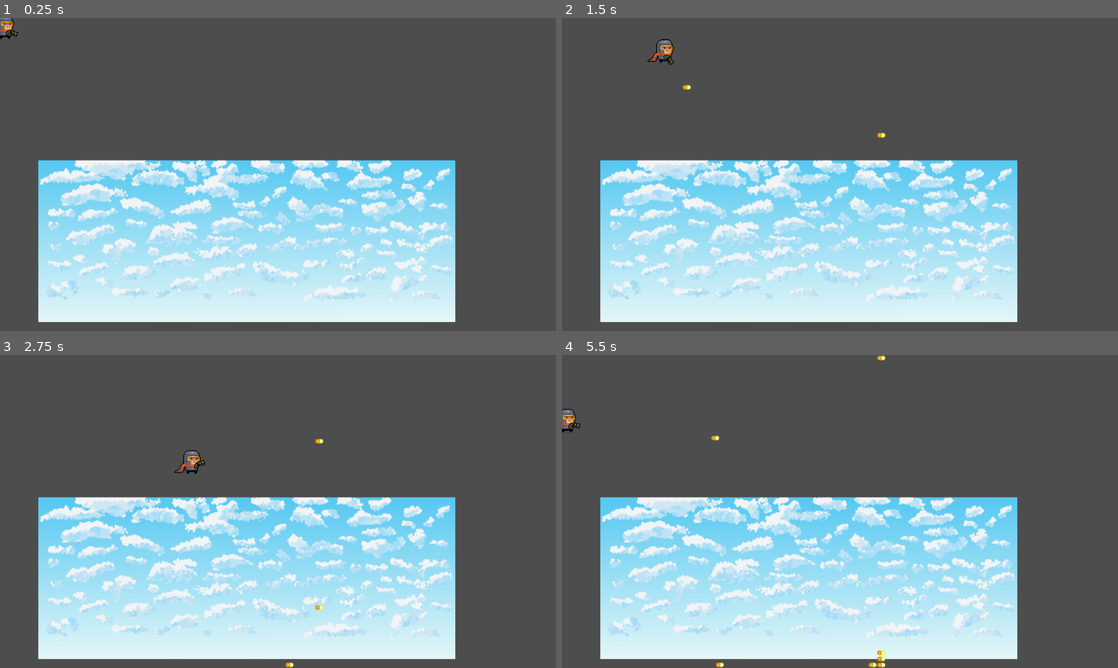
Above: before the commit, frames 1-4 (two rows, left to right).
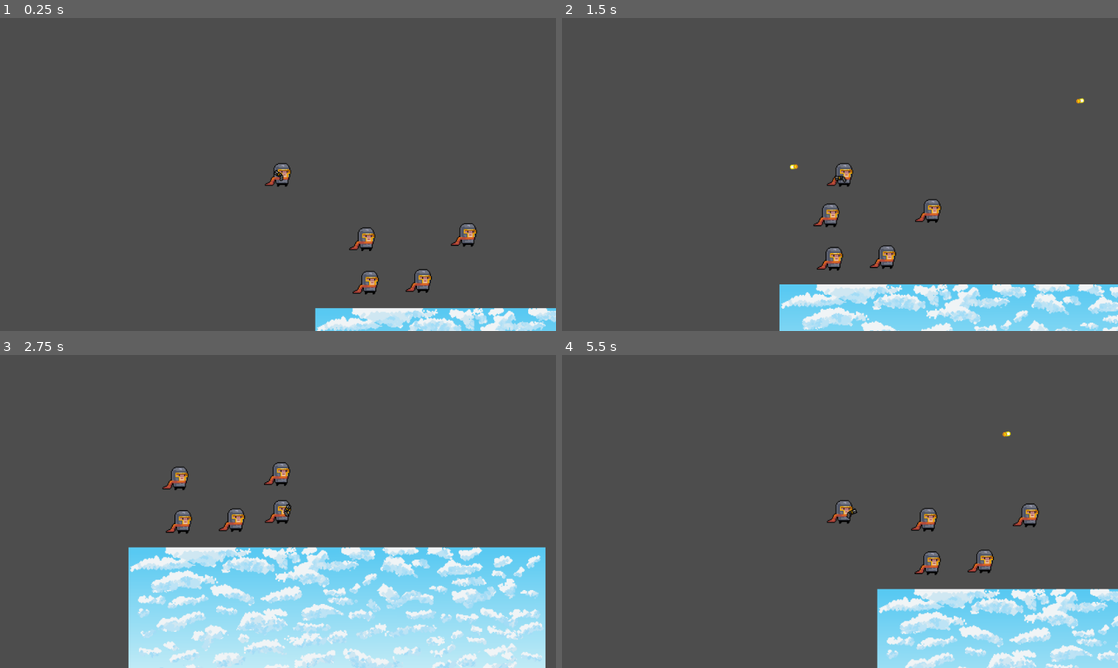
Above: after the commit, the same moments.

Repository: howtokys/eternal-sparks
Game: Godot game, scene res://scenes/World.tscn
Two runs of this game, one before a commit and one after it. Both use one fixed random seed, a clock stepped at 60 frames per second and the inputs below.
Inputs (mouse positions are in pixels of both pictures, inside the frame that each line leads up to):
- Up to frame 1 (0.25 s): no input
- Up to frame 2 (1.5 s): tap Enter at 0.5 s; move the mouse to (962, 158) at 0.52 s; press the mouse at (962, 158) at 0.53 s; hold D (move_right) 0.53-1.28 s; move the mouse to (728, 190) at 1.27 s; release the mouse at (728, 190) at 1.28 s; hold S (move_down) from 1.28 s (still down); click (728, 190) at 1.35 s
- Up to frame 3 (2.75 s): move the mouse to (333, 442) at 2.02 s; release S (move_down) at 2.03 s; press the mouse at (333, 442) at 2.03 s; hold D (move_right) from 2.03 s (still down)
- Up to frame 4 (5.5 s): move the mouse to (812, 574) at 2.77 s; release D (move_right) at 2.78 s; release the mouse at (812, 574) at 2.78 s; hold W (move_up) 2.78-3.53 s; click (812, 574) at 2.85 s; move the mouse to (1006, 558) at 3.52 s; press the mouse at (1006, 558) at 3.53 s; hold A (move_left) 3.53-5.03 s; move the mouse to (673, 464) at 4.27 s; release the mouse at (673, 464) at 4.28 s; click (673, 464) at 4.35 s; move the mouse to (867, 511) at 5.02 s; press the mouse at (867, 511) at 5.03 s; hold S (move_down) from 5.03 s (still down)

The runs differ from the first frame. In frame 1, 41% of the frame differs, in the area x 0-100%, y 0-100%; in frame 2, 42%; in frame 3, 44%, in the area x 6-99%, y 26-100%; in frame 4, 44%.

Commit message:
Added basic gun, bullet, damage count and skeleton for enemy

Diff:
--- a/scenes/World.tscn
+++ b/scenes/World.tscn
@@ -3,6 +3,7 @@
 [ext_resource type="Shader" uid="uid://ea2nhax00dy6" path="res://Shaders/smooth_pixels.gdshader" id="1_7g83o"]
 [ext_resource type="Texture2D" uid="uid://deluikdxuyi64" path="res://sprites/The sky for bench.png" id="2_d1c63"]
 [ext_resource type="PackedScene" uid="uid://i7k6bn7tac3d" path="res://scenes/Player.tscn" id="3_1lgw5"]
+[ext_resource type="PackedScene" uid="uid://brqcsjo4rg7ls" path="res://scenes/enemy.tscn" id="4_d1c63"]
 
 [sub_resource type="WorldBoundaryShape2D" id="WorldBoundaryShape2D_o8umb"]
 
@@ -50,3 +51,17 @@
 shape = SubResource("WorldBoundaryShape2D_ujc8a")
 
 [node name="Player" parent="." unique_id=353923736 instance=ExtResource("3_1lgw5")]
+
+[node name="Camera2D" type="Camera2D" parent="Player" unique_id=157238489]
+
+[node name="Enemy" parent="." unique_id=21342073 instance=ExtResource("4_d1c63")]
+position = Vector2(215, 79)
+
+[node name="Enemy2" parent="." unique_id=2114173828 instance=ExtResource("4_d1c63")]
+position = Vector2(163, 132)
+
+[node name="Enemy3" parent="." unique_id=1571622002 instance=ExtResource("4_d1c63")]
+position = Vector2(98, 84)
+
+[node name="Enemy4" parent="." unique_id=1850229081 instance=ExtResource("4_d1c63")]
+position = Vector2(102, 134)
--- a/scenes/bullet.gd
+++ b/scenes/bullet.gd
@@ -1,11 +1,12 @@
 extends CharacterBody2D
+class_name Bullet
 
 @export var speed : int = 400
 var target_position
-var despawn_time = 1
+var despawn_time = 2
 
 func _ready() -> void:
-	pass
+	despawn()
 
 func _physics_process(delta: float) -> void:
 	velocity = target_position * speed
--- a/scenes/bullet.tscn
+++ b/scenes/bullet.tscn
@@ -11,6 +11,8 @@
 shader = ExtResource("1_v8qja")
 
 [node name="Bullet" type="CharacterBody2D" unique_id=126307496]
+collision_layer = 2
+collision_mask = 2
 script = ExtResource("1_l5glv")
 
 [node name="CollisionShape2D" type="CollisionShape2D" parent="." unique_id=251348689]
--- /dev/null
+++ b/scenes/damage_number.tscn
@@ -0,0 +1,13 @@
+[gd_scene format=3 uid="uid://bscrltn1af1bx"]
+
+[ext_resource type="FontFile" uid="uid://cfx0v4v24adie" path="res://fonts/Minecraftia-Regular.ttf" id="1_l4fel"]
+[ext_resource type="Script" uid="uid://ikw8o80k0p5e" path="res://scripts/damage_number.gd" id="2_vewc8"]
+
+[node name="Damage Number" type="Label" unique_id=55797089]
+offset_right = 40.0
+offset_bottom = 23.0
+theme_override_colors/font_color = Color(1, 0, 0, 1)
+theme_override_colors/font_shadow_color = Color(0, 0, 0, 0.8352941)
+theme_override_fonts/font = ExtResource("1_l4fel")
+theme_override_font_sizes/font_size = 8
+script = ExtResource("2_vewc8")
--- /dev/null
+++ b/scenes/enemy.tscn
@@ -0,0 +1,55 @@
+[gd_scene format=3 uid="uid://brqcsjo4rg7ls"]
+
+[ext_resource type="Script" uid="uid://tou6y4wupefx" path="res://scripts/enemy.gd" id="1_qi2p4"]
+[ext_resource type="Shader" uid="uid://ea2nhax00dy6" path="res://Shaders/smooth_pixels.gdshader" id="2_iifgy"]
+[ext_resource type="Texture2D" uid="uid://dphvo84y80qu8" path="res://sprites/Double.png" id="3_epg4t"]
+
+[sub_resource type="ShaderMaterial" id="ShaderMaterial_7r1i8"]
+shader = ExtResource("2_iifgy")
+
+[sub_resource type="AtlasTexture" id="AtlasTexture_u5qg6"]
+atlas = ExtResource("3_epg4t")
+region = Rect2(0, 0, 32, 32)
+
+[sub_resource type="SpriteFrames" id="SpriteFrames_l3kap"]
+animations = [{
+"frames": [{
+"duration": 1.0,
+"texture": SubResource("AtlasTexture_u5qg6")
+}],
+"loop": true,
+"name": &"default",
+"speed": 5.0
+}]
+
+[sub_resource type="RectangleShape2D" id="RectangleShape2D_0cwf8"]
+size = Vector2(12.125, 19.625)
+
+[sub_resource type="RectangleShape2D" id="RectangleShape2D_qi2p4"]
+size = Vector2(22, 27)
+
+[node name="Enemy" type="CharacterBody2D" unique_id=353923736]
+collision_layer = 2
+collision_mask = 2
+script = ExtResource("1_qi2p4")
+
+[node name="AnimatedSprite2D" type="AnimatedSprite2D" parent="." unique_id=1338463026]
+material = SubResource("ShaderMaterial_7r1i8")
+sprite_frames = SubResource("SpriteFrames_l3kap")
+
+[node name="CollisionShape2D" type="CollisionShape2D" parent="." unique_id=1455954465]
+position = Vector2(5.0625, -0.1875)
+shape = SubResource("RectangleShape2D_0cwf8")
+
+[node name="Area2D" type="Area2D" parent="." unique_id=1903171753]
+collision_layer = 2
+collision_mask = 2
+
+[node name="CollisionShape2D" type="CollisionShape2D" parent="Area2D" unique_id=805540452]
+position = Vector2(5, 0.5)
+shape = SubResource("RectangleShape2D_qi2p4")
+debug_color = Color(0.45268273, 0.48776448, 0.89331657, 0.41960785)
+
+[node name="CountTimer" type="Timer" parent="." unique_id=210750114]
+wait_time = 0.1
+one_shot = true
--- /dev/null
+++ b/scripts/damage_number.gd
@@ -0,0 +1,16 @@
+extends Label
+
+var tween: Tween
+
+func display(count, pos):
+	text = str(count)
+	global_position = pos
+	modulate.a = 1.0 #reset opacity back to full
+
+	if tween and tween.is_running():
+		tween.kill()
+
+	tween = create_tween().set_parallel(true)
+	tween.tween_property(self, "position:y", pos.y - 30, 0.5).set_ease(Tween.EASE_OUT)
+	tween.tween_property(self, "modulate:a", 0.0, 0.5)
+	tween.chain().tween_callback(queue_free)
--- /dev/null
+++ b/scripts/enemy.gd
@@ -0,0 +1,38 @@
+extends CharacterBody2D
+
+@export var health = 10
+@onready var area_2d = $Area2D
+@onready var reset_timer = $CountTimer
+const DAMAGE_NUMBER = preload("uid://bscrltn1af1bx")
+
+var hit_count = 0
+var active_label = null
+
+func _ready():
+	area_2d.connect("body_entered", decrease_life_points)
+	reset_timer.timeout.connect(reset_hit_counter)
+
+func decrease_life_points(body):
+	if body is Bullet:
+		health -= 1
+		body.queue_free()
+
+		hit_count += 1
+		update_hit_display()
+
+		reset_timer.start()
+
+		if health <= 0:
+			queue_free()
+
+func update_hit_display():
+	if not is_instance_valid(active_label):
+		active_label = DAMAGE_NUMBER.instantiate()
+		GlobalData.world.add_child(active_label)
+
+	var spawn_pos = global_position + Vector2(randf_range(-6, 6), -15)
+	active_label.display(hit_count, spawn_pos)
+
+func reset_hit_counter():
+	hit_count = 0
+	active_label = null
--- a/scripts/gun.gd
+++ b/scripts/gun.gd
@@ -6,8 +6,14 @@
 func _process(delta: float) -> void:
 	look_at(get_global_mouse_position())
 
+	if global_rotation > PI / 2 or global_rotation < -PI / 2:
+		flip_v = true
+	else:
+		flip_v = false
+
 func shoot() -> void:
 	var new_bullet = BULLET.instantiate()
 	new_bullet.position = marker_2d.global_position
 	new_bullet.target_position = (get_global_mouse_position() - marker_2d.global_position).normalized()
+	new_bullet.rotation = (get_global_mouse_position() - marker_2d.global_position).angle()
 	GlobalData.world.add_child(new_bullet)
Binary file added: fonts/Minecraftia-Regular.ttf
Not shown, added: fonts/Minecraftia-Regular.ttf.import
Not shown, added: scripts/damage_number.gd.uid
Not shown, added: scripts/enemy.gd.uid
